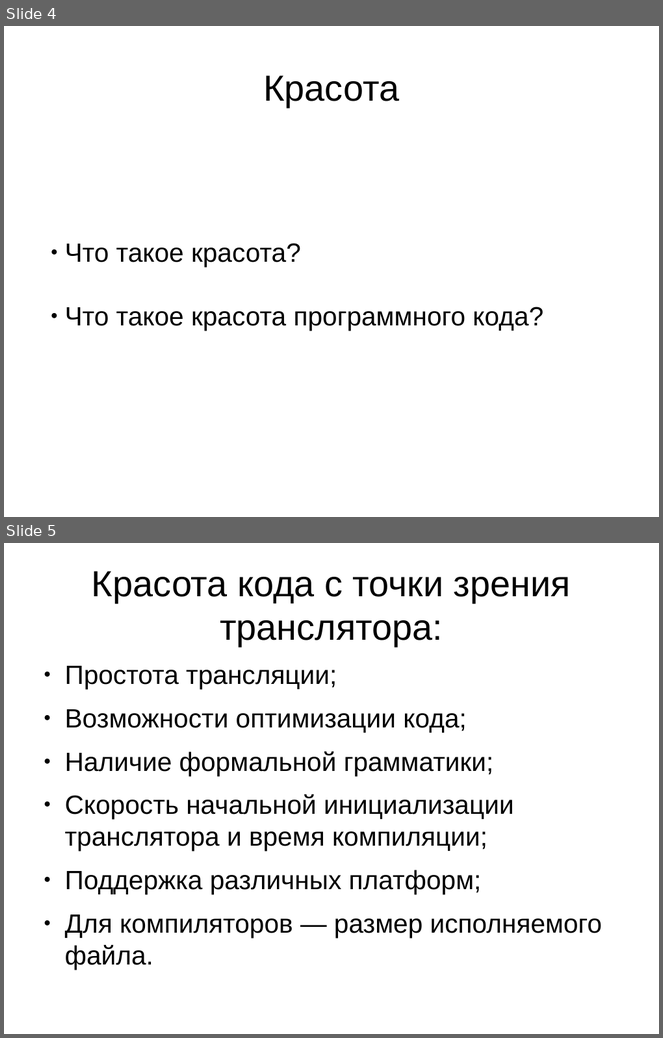
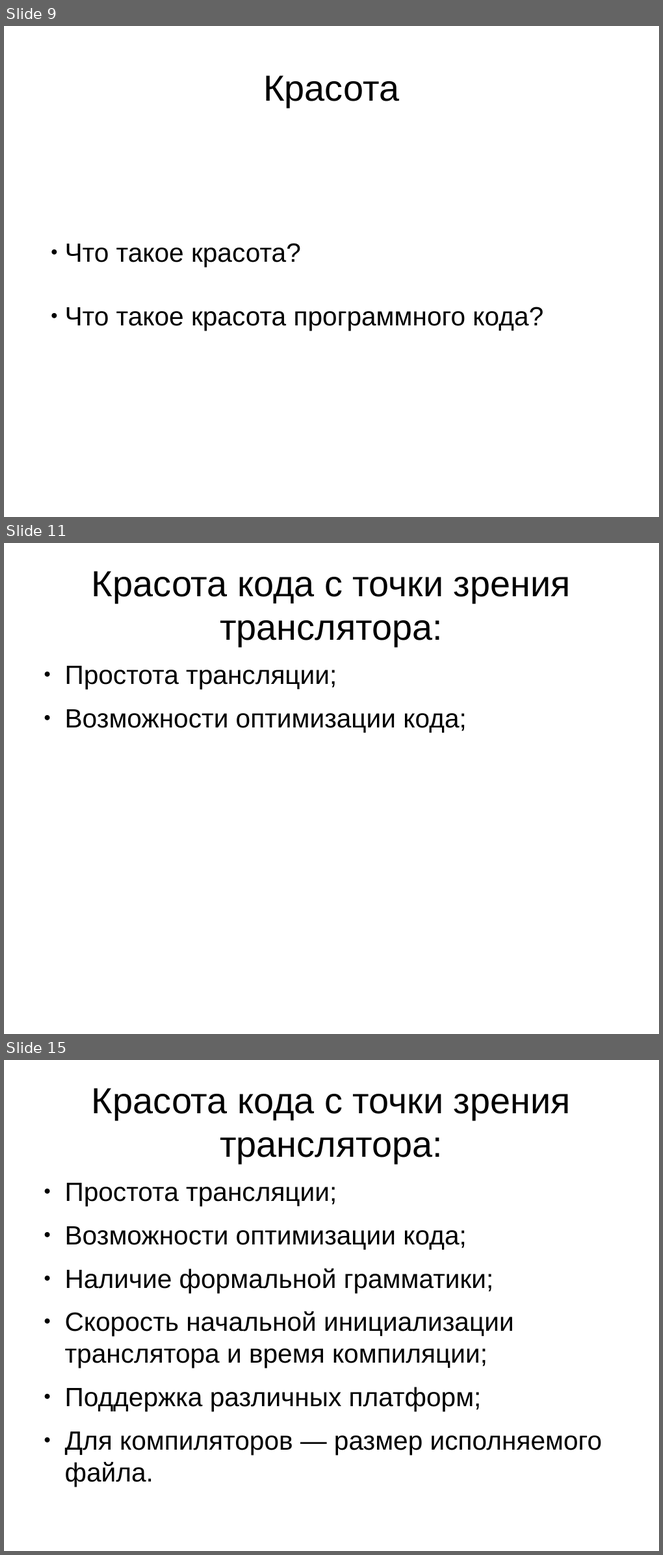
Before and after one commit to altersign/code-beauty, a slide deck: slideshow.odp. Shown one above the other, each under a label of ours: slides 4 and 5 before the commit, slides 9, 11 and 15 after it; the slides between them are not shown. The pictures are 663x1038 and 663x1555 pixels, drawn with LibreOffice and Linux fonts; fonts in the diff are those of the drawing. Boxes give left, top, right and bottom in pixels: in the first picture for what was removed or moved away, otherwise in the second. Text is boxed around its words. In the diff, an @@ line names an element or a change of style, - is before the commit and + after.

```diff
--- a/slideshow.odp
+++ b/slideshow.odp
@@ slide 11 added at (4, 543, 659, 1034), background #FFFFFF @@
@@ title added at (92, 571, 571, 646), 44 pt, text #000000 @@
+Красота кода с точки зрения транслятора:
@@ text added at (65, 666, 466, 733), 32 pt, text #000000 @@
+● Простота трансляции;
+● Возможности оптимизации кода;
@@ what was slide 4 is now slide 9 @@
@@ what was slide 5 is now slide 15 @@
```
Also in this commit, not shown: 1 slide changed, 24 other slides added.
